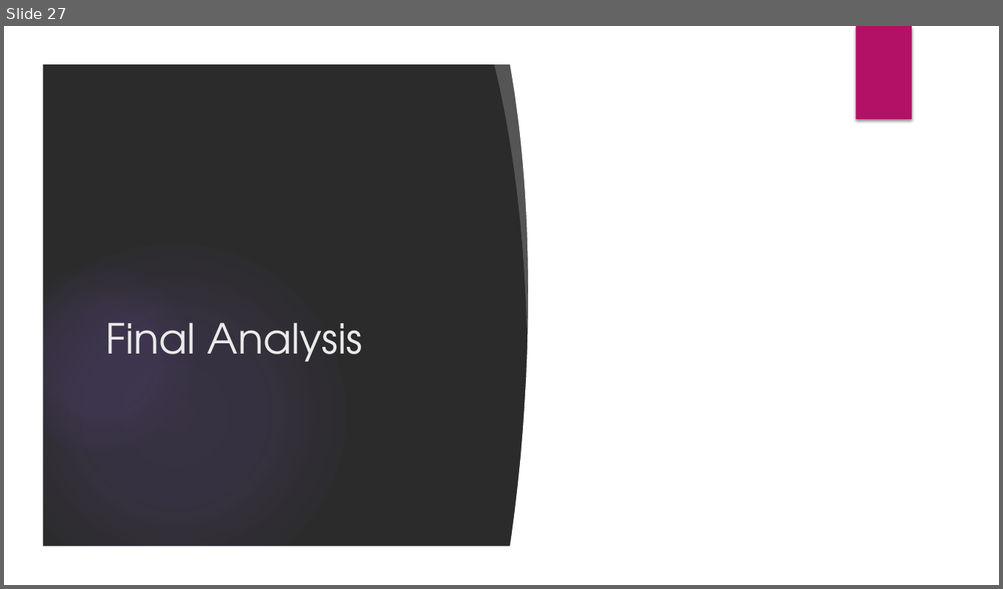
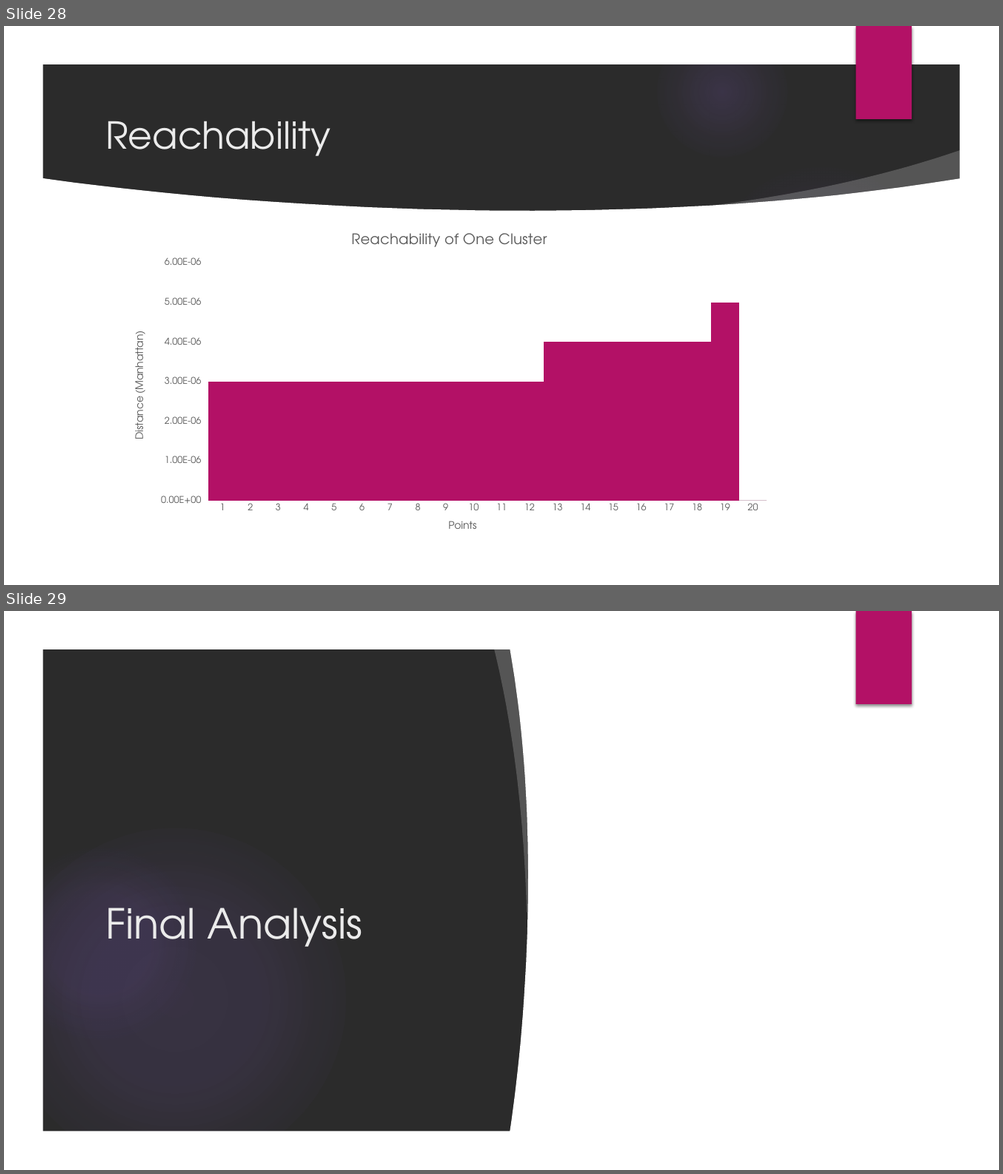
Before and after one commit to Austhyma/DataMining_Project, a slide deck: FinalPresentation.pptx. Shown one above the other, each under a label of ours: slide 27 before the commit, slides 28 and 29 after it. The pictures are 1003x589 and 1003x1174 pixels, drawn with LibreOffice and Linux fonts; fonts in the diff are those of the drawing; background and template pictures are left out; a plain dark background stands for a picture behind light text. Boxes give left, top, right and bottom in pixels: in the first picture for what was removed or moved away, otherwise in the second. Text is boxed around its words. In the diff, an @@ line names an element or a change of style, - is before the commit and + after.

```diff
--- a/FinalPresentation.pptx
+++ b/FinalPresentation.pptx
@@ slide 28 added at <box>4,26,999,585</box>, background picture (left out); not listed: 6 template elements that a slide beside it also shows @@
@@ title added at <box>105,121,330,156</box>, 36 pt, text #EBEBEB @@
+Reachability
@@ freeform shape added at <box>696,150,967,232</box>, fill #FFFFFF at 20% opacity @@
@@ freeform shape added at <box>41,178,962,548</box>, fill #FFFFFF @@
@@ ellipse added at <box>706,163,936,392</box>, fill gradient #9B6BF2 @@
@@ column chart added at <box>119,219,780,548</box> @@
+title "Reachability of One Cluster "
+categories: 1, 2, 3, 4, 5, 6, 7, 8, 9, 10, 11, 12, 13, 14, 15, 16, 17, 18, 19, 20
+Series 1: 3e-06, 3e-06, 3e-06, 3e-06, 3e-06, 3e-06, 3e-06, 3e-06, 3e-06, 3e-06, 3e-06, 3e-06, 4e-06, 4e-06, 4e-06, 4e-06, 4e-06, 4e-06, 5e-06, 0
@@ what was slide 27 is now slide 29 @@
```
Also in this commit, not shown: 2 slides changed, 1 other slide added.
